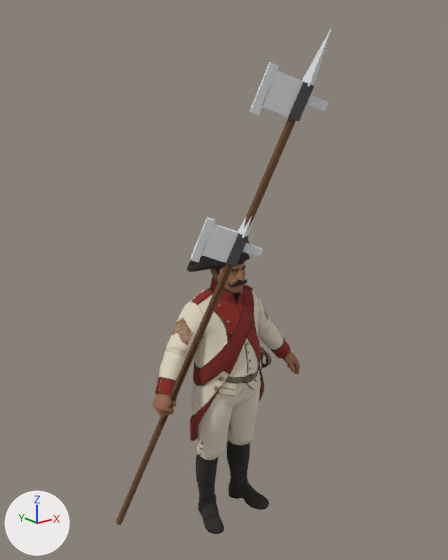
Two versions of the glTF model assets/tropa/sargento3d/sargento_animado.glb, one commit apart.
Camera for both pictures: a camera (50 mm lens) standing at (-1.182, -1.456, 1.435) and looking at (-0.067, -0.063, 0.878). Arrows for +X, +Y and +Z are at lower left; the lights stay in place. The picture after the commit comes second. Where no turn or scale is listed for an object, it has been applied to the vertices.

Before the edit, the objects in view are built like this:
```python
me_cylinder_001 = bpy.data.meshes.new('Cylinder.001')
me_cylinder_001.from_pydata(...)  # 49 vertices, 74 faces; spans x -0.009..0.317, y -0.356..0.011, z -0.004..1.134
# faces by material slot: [20, 12, 42]
me_cylinder_001.materials.append(mat_madera)  # brown #6f4d30
me_cylinder_001.materials.append(mat_hierro)  # dark grey #505255
me_cylinder_001.materials.append(mat_acero)  # white #e5e7ea
me_cylinder_002 = bpy.data.meshes.new('Cylinder.002')
me_cylinder_002.from_pydata(...)  # 49 vertices, 74 faces; spans x -0.009..0.317, y -0.356..0.011, z -0.004..1.134
# faces by material slot: [20, 12, 42]
me_cylinder_002.materials.append(mat_madera)  # brown #6f4d30
me_cylinder_002.materials.append(mat_hierro)  # dark grey #505255
me_cylinder_002.materials.append(mat_acero)  # white #e5e7ea
me_tripo_mesh_82cb8f26_6239_42c8_8ae5_21b308ae3b01 = bpy.data.meshes.new('tripo_mesh_82cb8f26-6239-42c8-8ae5-21b308ae3b01')
me_tripo_mesh_82cb8f26_6239_42c8_8ae5_21b308ae3b01.from_pydata(...)  # 3776 vertices, 7568 faces; spans x -0.291..0.299, y -0.113..0.113, z 0.0..1.0
me_tripo_mesh_82cb8f26_6239_42c8_8ae5_21b308ae3b01.materials.append(mat_tripo_material_82cb8f26_6239_42c8_8ae5_21b308ae3b01)  # picture img_color_82cb8f26_6239_42c8_8ae5_21b308ae3b01
ob_alabarda = bpy.data.objects.new('alabarda', me_cylinder_001)
ob_alabarda.location = (-0.372, 0.116, 0.05)
ob_alabarda_mano = bpy.data.objects.new('alabarda_mano', me_cylinder_002)
ob_alabarda_mano.location = (-0.27, -0.007, 0.44)
ob_tripo_node_82cb8f26_6239_42c8_8ae5_21b308ae3b01 = bpy.data.objects.new('tripo_node_82cb8f26-6239-42c8-8ae5-21b308ae3b01', me_tripo_mesh_82cb8f26_6239_42c8_8ae5_21b308ae3b01)
ob_tripo_node_82cb8f26_6239_42c8_8ae5_21b308ae3b01.location = (-0.004, 0.0, 0.0)
```
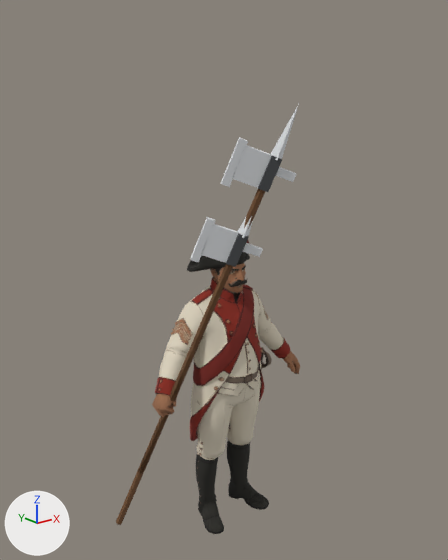
The change in detail:
Object 'alabarda_mano' (ob_alabarda_mano) moves from (-0.27, -0.007, 0.44) to (-0.318, 0.05, 0.259).

Pixel boxes [x1, y1, x2, y2] of what changed, in the pictures (448 x 560 px):
'alabarda_mano', moved
    before: [158, 25, 333, 426]
    after: [138, 104, 299, 474]
